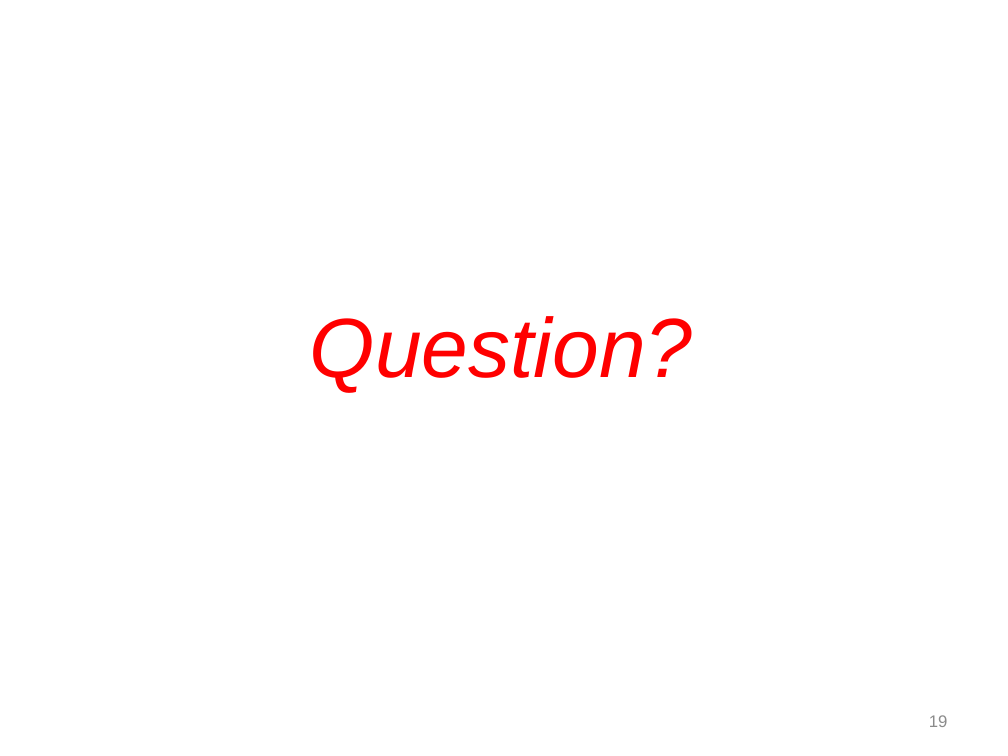
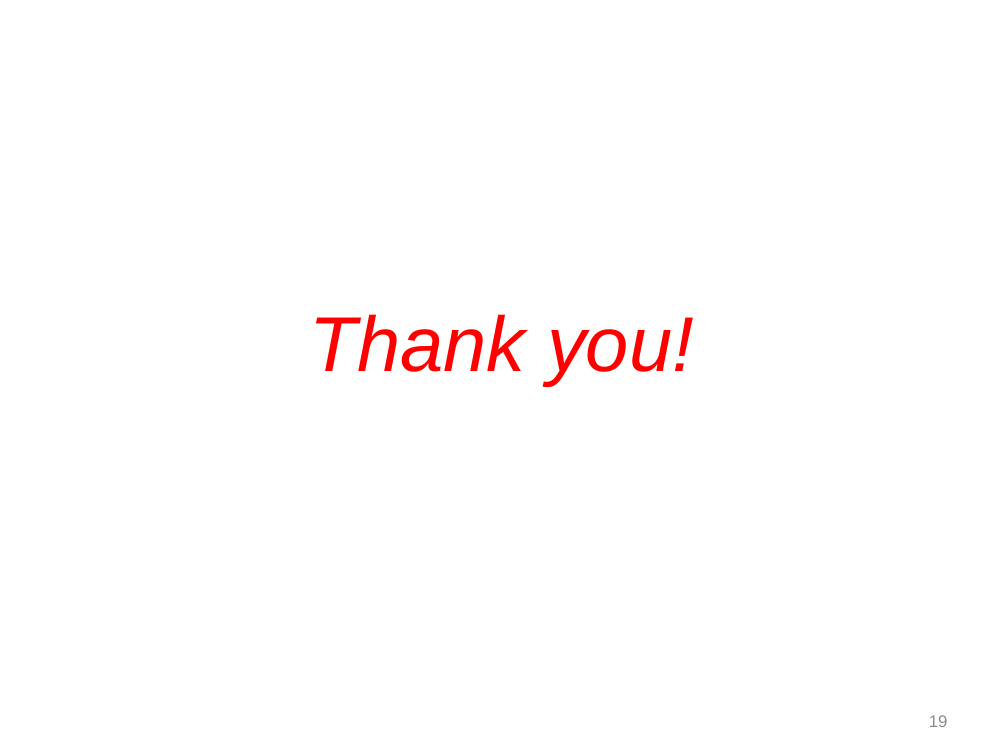
Before and after one commit to beedabug/BigDataProject, a slide deck: slide 19 of bigdata_project_demo.pptx. Drawn at 1008x756 pixels with LibreOffice and Linux fonts; fonts in the diff are those of the drawing; background and template pictures are left out. Boxes give left, top, right and bottom in pixels: in the first picture for what was removed or moved away, otherwise in the second. Text is boxed around its words. In the diff, an @@ line names an element or a change of style, - is before the commit and + after.

```diff
--- a/bigdata_project_demo.pptx
+++ b/bigdata_project_demo.pptx
@@ text at [310, 314, 694, 386]: text changed; size 60 to 55.5 pt @@
-Question?
+Thank you!
```
Also in this commit, not shown: 7 other slides changed, 1 slide added, 1 slide removed, 1 other file.
